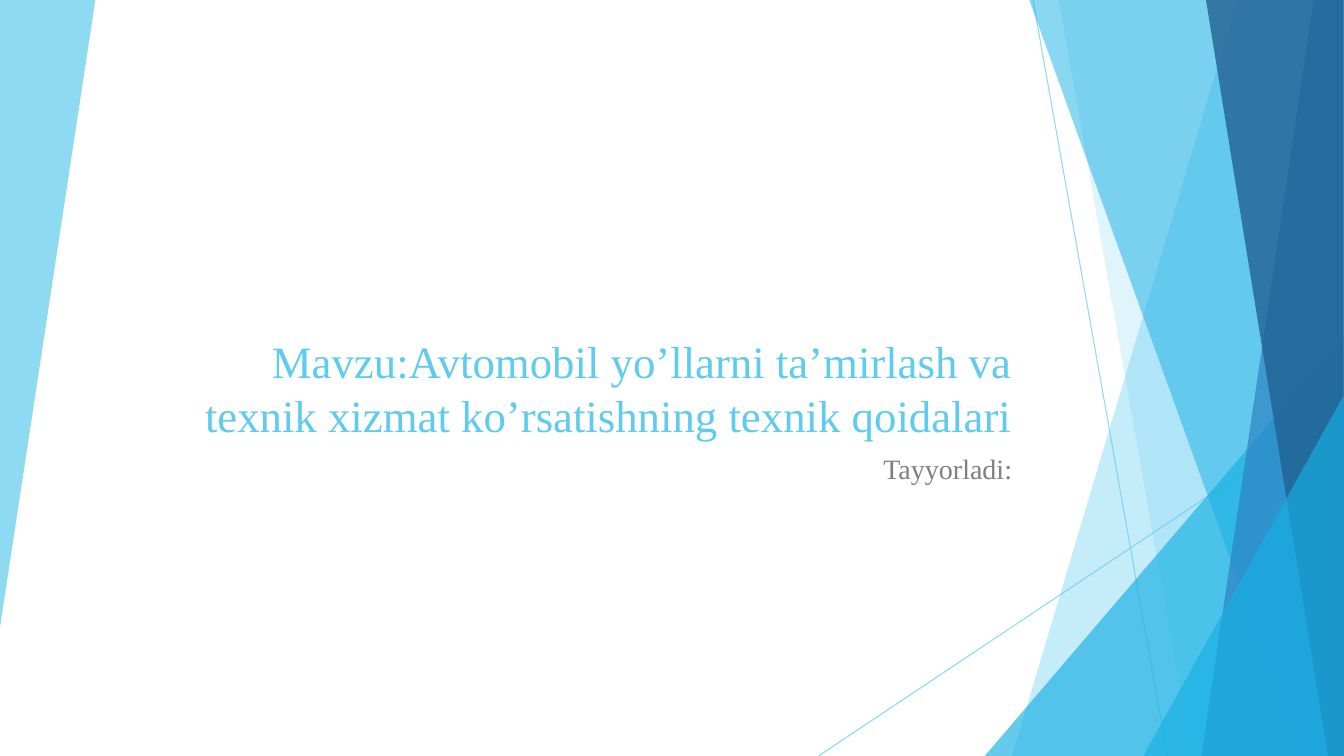
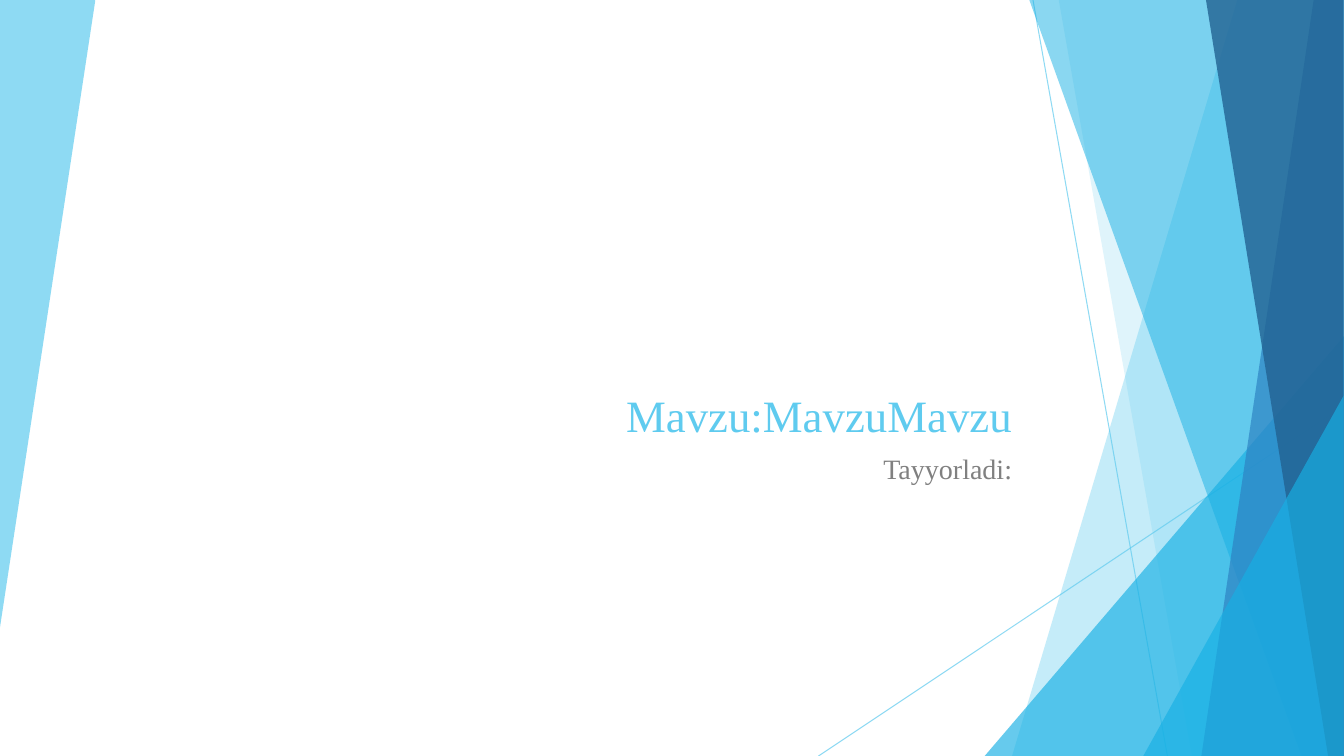
Before and after one commit to AmirjonKarimov2007/ai_bot, a slide deck: slide 1 of bot/slaydlar/shablon_1.pptx. Drawn at 1344x756 pixels with LibreOffice and Linux fonts; fonts in the diff are those of the drawing. Boxes give left, top, right and bottom in pixels: in the first picture for what was removed or moved away, otherwise in the second. Text is boxed around its words. In the diff, an @@ line names an element or a change of style, - is before the commit and + after.

```diff
--- a/bot/slaydlar/shablon_1.pptx
+++ b/bot/slaydlar/shablon_1.pptx
@@ title at [626, 402, 1012, 433]: text changed @@
-Mavzu:Avtomobil yo’llarni ta’mirlash va texnik xizmat ko’rsatishning texnik qoidalari
+Mavzu:MavzuMavzu
```
Also in this commit, not shown: 2 other slides changed, 1 slide added, 9 slides removed, 3 other files.
